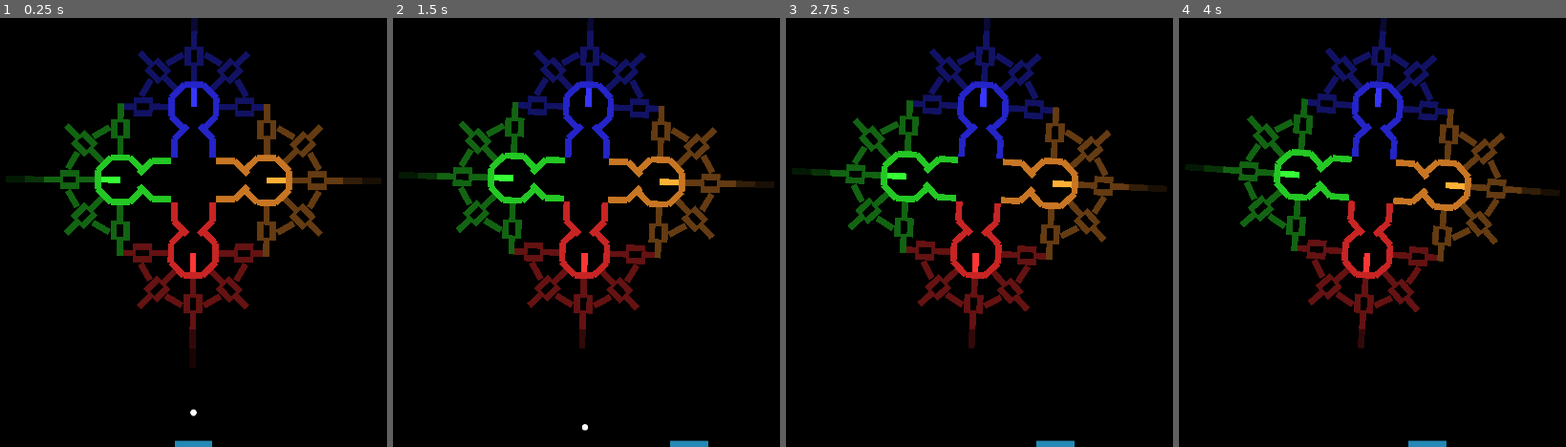
Above: before the commit, frames 1-4 (left to right).
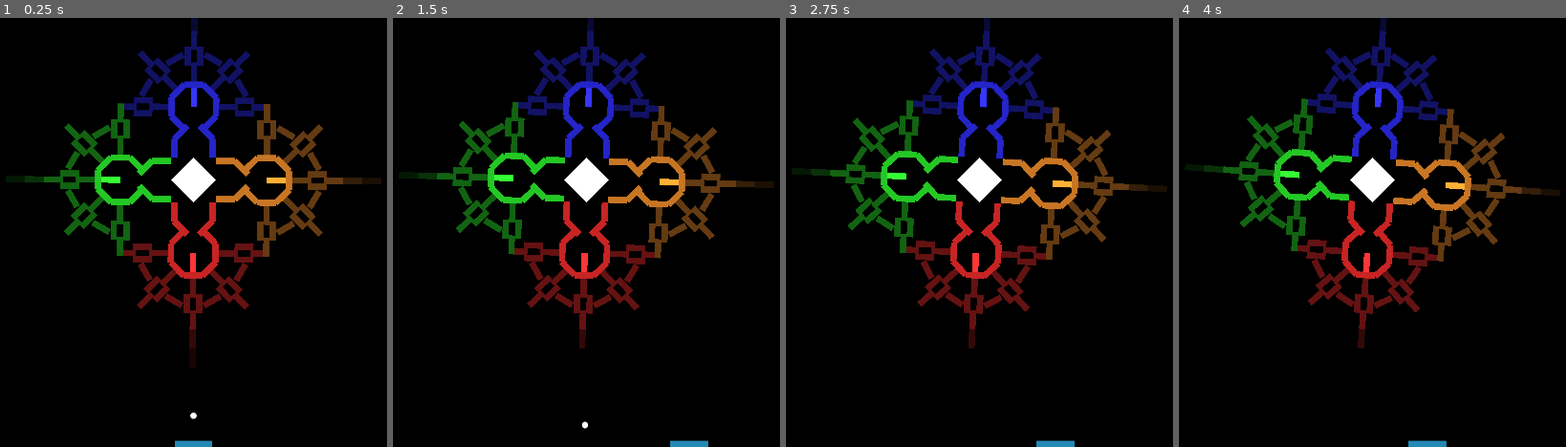
Above: after the commit, the same moments.

Repository: clayton14/simple-brick-breaker-pr
Game: Godot game, scene res://scenes_and_scripts/stage.tscn
Two runs of this game, one before a commit and one after it. Both use one fixed random seed, a clock stepped at 60 frames per second and the inputs below.
Inputs (mouse positions are in pixels of both pictures, inside the frame that each line leads up to):
- Up to frame 1 (0.25 s): no input
- Up to frame 2 (1.5 s): move the mouse to (752, 211) at 0.52 s; press the mouse at (752, 211) at 0.53 s; hold Right (ui_right) 0.53-1.28 s; move the mouse to (435, 253) at 1.27 s; release the mouse at (435, 253) at 1.28 s; hold Left (ui_left) from 1.28 s (still down); click (435, 253) at 1.35 s
- Up to frame 3 (2.75 s): move the mouse to (1056, 138) at 2.02 s; release Left (ui_left) at 2.03 s; press the mouse at (1056, 138) at 2.03 s; hold Right (ui_right) from 2.03 s (still down)
- Up to frame 4 (4 s): move the mouse to (1333, 318) at 2.77 s; release the mouse at (1333, 318) at 2.78 s; click (1333, 318) at 2.85 s; move the mouse to (outside the picture) at 3.52 s; release Right (ui_right) at 3.53 s; press the mouse at (outside the picture) at 3.53 s; hold Left (ui_left) from 3.53 s (still down)

The runs differ from the first frame. In frame 1, 0.6% of the frame differs, in the area x 44-56%, y 32-94%; in frame 2, 0.6%; in frame 3, 0.6%; in frame 4, 0.6%.
Error after the commit: Parse Error: Variable "Timer" shadows a native class. (res://scenes_and_scripts/stage.gd:11)

Commit message:
Add level ending brick

Diff:
--- a/project/project.godot
+++ b/project/project.godot
@@ -13,6 +13,10 @@
 config/name="Simple Brick Breaker"
 run/main_scene="res://scenes_and_scripts/stage.tscn"
 config/icon="res://art/icon.webp"
+
+[autoload]
+
+GlobalRNG="*res://scenes_and_scripts/autoload/global_rng.tscn"
 
 [display]
 
@@ -43,8 +47,6 @@
 [physics]
 
 common/enable_pause_aware_picking=true
-2d/default_linear_damp=0.0
-2d/default_angular_damp=0.0
 
 [rendering]
 
--- a/project/scenes_and_scripts/bricks/brick.gd
+++ b/project/scenes_and_scripts/autoload/global_rng.gd
@@ -4,5 +4,12 @@
 extends Node
 
 
-func _on_Brick_body_entered(_body: Node) -> void:
-	queue_free()
+var _rng := RandomNumberGenerator.new()
+
+
+func _init() -> void:
+	_rng.randomize()
+
+
+func randi_range(from: int, to: int) -> int:
+	return _rng.randi_range(from, to)
--- /dev/null
+++ b/project/scenes_and_scripts/autoload/global_rng.tscn
@@ -0,0 +1,13 @@
+[gd_scene load_steps=2 format=2]
+
+[ext_resource path="res://scenes_and_scripts/autoload/global_rng.gd" type="Script" id=1]
+
+[node name="GlobalRNG" type="Node"]
+script = ExtResource( 1 )
+__meta__ = {
+"SPDX Metadata": "
+SPDX-FileNotice: 🅭🄍1.0 This file was dedicated to the public domain using the CC0 1.0 Universal Public Domain Dedication <https://creativecommons.org/publicdomain/zero/1.0/>.
+SPDX-FileContributor: Jason Yundt <swagfortress@gmail.com> (2021)
+SPDX-FileType: OTHER
+"
+}
--- a/project/scenes_and_scripts/ball.tscn
+++ b/project/scenes_and_scripts/ball.tscn
@@ -17,6 +17,7 @@
 contacts_reported = 1
 contact_monitor = true
 can_sleep = false
+linear_damp = 0.0
 script = ExtResource( 2 )
 __meta__ = {
 "SPDX Metadata": "
--- /dev/null
+++ b/project/scenes_and_scripts/bricks/base_brick.gd
@@ -0,0 +1,17 @@
+# SPDX-FileNotice: 🅭🄍1.0 This file was dedicated to the public domain using the CC0 1.0 Universal Public Domain Dedication <https://creativecommons.org/publicdomain/zero/1.0/>.
+# SPDX-FileContributor: Jason Yundt <swagfortress@gmail.com> (2021)
+# SPDX-FileType: SOURCE
+extends RigidBody2D
+
+
+const FALL_COLLISION_LAYER: int  = 4
+
+
+func fall() -> void:
+	contact_monitor = false
+	layers = FALL_COLLISION_LAYER
+	mode = MODE_RIGID
+
+
+func _on_Brick_body_entered(_body: Node) -> void:
+	queue_free()
--- /dev/null
+++ b/project/scenes_and_scripts/bricks/base_brick.tscn
@@ -0,0 +1,20 @@
+[gd_scene load_steps=2 format=2]
+
+[ext_resource path="res://scenes_and_scripts/bricks/base_brick.gd" type="Script" id=1]
+
+[node name="BaseBrick" type="RigidBody2D" groups=["Bricks"]]
+collision_layer = 2
+mode = 3
+contacts_reported = 1
+contact_monitor = true
+can_sleep = false
+script = ExtResource( 1 )
+__meta__ = {
+"SPDX Metadata": "
+SPDX-FileNotice: 🅭🄍1.0 This file was dedicated to the public domain using the CC0 1.0 Universal Public Domain Dedication <https://creativecommons.org/publicdomain/zero/1.0/>.
+SPDX-FileContributor: Jason Yundt <swagfortress@gmail.com> (2021)
+SPDX-FileType: OTHER
+"
+}
+
+[connection signal="body_entered" from="." to="." method="_on_Brick_body_entered"]
--- a/project/scenes_and_scripts/bricks/brick.tscn
+++ b/project/scenes_and_scripts/bricks/brick.tscn
@@ -1,17 +1,17 @@
 [gd_scene load_steps=3 format=2]
 
-[ext_resource path="res://scenes_and_scripts/bricks/brick.gd" type="Script" id=1]
+[ext_resource path="res://scenes_and_scripts/bricks/base_brick.tscn" type="PackedScene" id=1]
 
 [sub_resource type="RectangleShape2D" id=1]
 extents = Vector2( 24, 8 )
 
-[node name="Brick" type="RigidBody2D"]
-collision_layer = 2
-mode = 3
-contacts_reported = 1
-contact_monitor = true
-can_sleep = false
-script = ExtResource( 1 )
+[node name="Brick" instance=ExtResource( 1 )]
+
+[node name="CollisionShape2D" type="CollisionShape2D" parent="." index="0"]
+shape = SubResource( 1 )
+
+[node name="Polygon2D" type="Polygon2D" parent="." index="1"]
+polygon = PoolVector2Array( -24, 8, -24, -8, 24, -8, 24, 8 )
 __meta__ = {
 "SPDX Metadata": "
 SPDX-FileNotice: 🅭🄍1.0 This file was dedicated to the public domain using the CC0 1.0 Universal Public Domain Dedication <https://creativecommons.org/publicdomain/zero/1.0/>.
@@ -19,11 +19,3 @@
 SPDX-FileType: OTHER
 "
 }
-
-[node name="CollisionShape2D" type="CollisionShape2D" parent="."]
-shape = SubResource( 1 )
-
-[node name="Polygon2D" type="Polygon2D" parent="."]
-polygon = PoolVector2Array( -24, -8, 24, -8, 24, 8, -24, 8 )
-
-[connection signal="body_entered" from="." to="." method="_on_Brick_body_entered"]
--- /dev/null
+++ b/project/scenes_and_scripts/stage.gd
@@ -0,0 +1,27 @@
+# SPDX-FileNotice: 🅭🄍1.0 This file was dedicated to the public domain using the CC0 1.0 Universal Public Domain Dedication <https://creativecommons.org/publicdomain/zero/1.0/>.
+# SPDX-FileContributor: Jason Yundt <swagfortress@gmail.com> (2021)
+# SPDX-FileType: SOURCE
+extends Node
+
+
+const BaseBrick: Script = preload("res://scenes_and_scripts/bricks/base_brick.gd")
+const GlobalRNGType: Script = preload("res://scenes_and_scripts/autoload/global_rng.gd")
+var bricks: Array
+onready var GlobalRNG: GlobalRNGType = get_node("/root/GlobalRNG")
+onready var Timer: Timer = $Timer
+
+
+func _on_Goal_body_entered(_body: PhysicsBody2D) -> void:
+	bricks = get_tree().get_nodes_in_group("Bricks")
+	$Timer.start()
+
+
+func _on_Timer_timeout() -> void:
+	while not bricks.empty():
+		var i: int = GlobalRNG.randi_range(0, len(bricks) - 1)
+		var brick: BaseBrick = bricks.pop_at(i)
+		if is_instance_valid(brick):
+			Timer.wait_time *= 0.75
+			brick.fall()
+			return
+	Timer.stop()
--- a/project/scenes_and_scripts/stage.tscn
+++ b/project/scenes_and_scripts/stage.tscn
@@ -1,9 +1,11 @@
-[gd_scene load_steps=8 format=2]
+[gd_scene load_steps=11 format=2]
 
 [ext_resource path="res://scenes_and_scripts/paddle.tscn" type="PackedScene" id=1]
 [ext_resource path="res://scenes_and_scripts/ball.tscn" type="PackedScene" id=2]
 [ext_resource path="res://scenes_and_scripts/bricks/hub.tscn" type="PackedScene" id=3]
 [ext_resource path="res://scenes_and_scripts/rotator.gd" type="Script" id=4]
+[ext_resource path="res://scenes_and_scripts/bricks/base_brick.tscn" type="PackedScene" id=5]
+[ext_resource path="res://scenes_and_scripts/stage.gd" type="Script" id=6]
 
 [sub_resource type="LineShape2D" id=1]
 normal = Vector2( 0, 1 )
@@ -15,7 +17,11 @@
 normal = Vector2( -1, 0 )
 d = -1920.0
 
+[sub_resource type="RectangleShape2D" id=4]
+extents = Vector2( 39.598, 39.598 )
+
 [node name="Stage" type="Node"]
+script = ExtResource( 6 )
 __meta__ = {
 "SPDX Metadata": "
 SPDX-FileNotice: 🅭🄍1.0 This file was dedicated to the public domain using the CC0 1.0 Universal Public Domain Dedication <https://creativecommons.org/publicdomain/zero/1.0/>.
@@ -40,7 +46,7 @@
 position = Vector2( 960, 1072 )
 
 [node name="Ball" parent="." instance=ExtResource( 2 )]
-position = Vector2( 960, 1040 )
+position = Vector2( 960, 1048 )
 linear_velocity = Vector2( 0, -200 )
 
 [node name="Rotator" type="Node2D" parent="."]
@@ -65,3 +71,20 @@
 modulate = Color( 0.392157, 0.231373, 0.0705882, 1 )
 position = Vector2( 184, 0 )
 rotation = -1.57079
+
+[node name="Goal" parent="." instance=ExtResource( 5 )]
+position = Vector2( 960, 408 )
+
+[node name="Polygon2D" type="Polygon2D" parent="Goal"]
+polygon = PoolVector2Array( -56, 0, 0, -56, 56, 0, 0, 56 )
+
+[node name="CollisionShape2D" type="CollisionShape2D" parent="Goal"]
+rotation = 0.785398
+shape = SubResource( 4 )
+
+[node name="Timer" type="Timer" parent="."]
+process_mode = 0
+wait_time = 2.5
+
+[connection signal="body_entered" from="Goal" to="." method="_on_Goal_body_entered"]
+[connection signal="timeout" from="Timer" to="." method="_on_Timer_timeout"]
